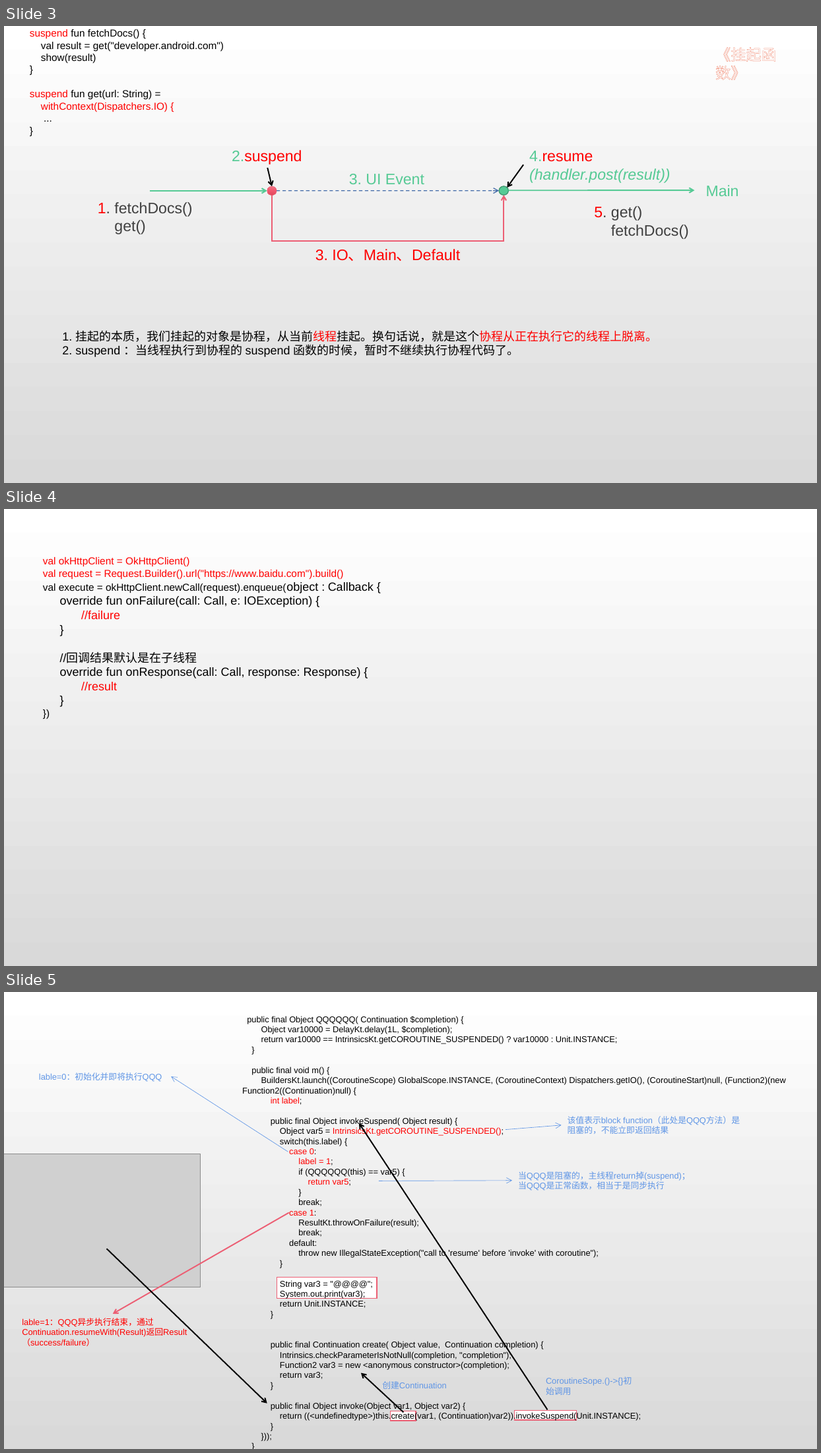
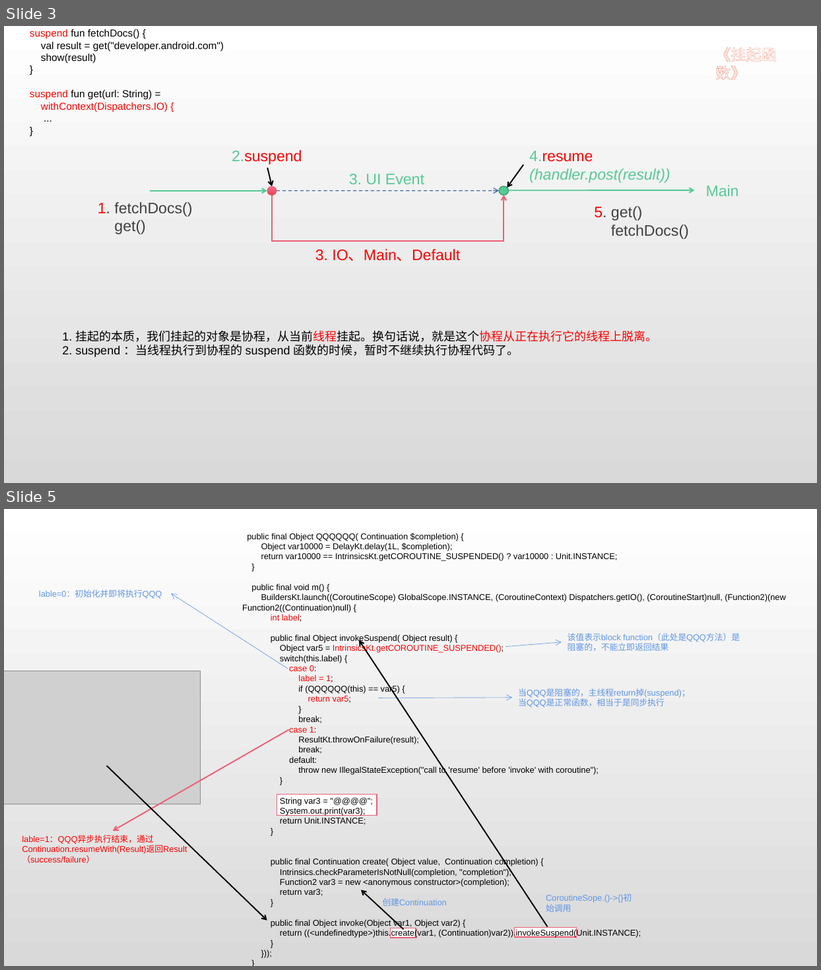
Before and after one commit to RhythmCoderZZF/MyStudySummary, a slide deck: kotlin/coroutine/_1coroutine核心.pptx. Shown one above the other, each under a label of ours: slides 3, 4 and 5 before the commit, slides 3 and 5 after it; the slides between them are not shown. The pictures are 821x1453 and 821x970 pixels, drawn with LibreOffice and Linux fonts; fonts in the diff are those of the drawing; grey boxes stand for pictures. Boxes give left, top, right and bottom in pixels: in the first picture for what was removed or moved away, otherwise in the second. Text is boxed around its words. In the diff, an @@ line names an element or a change of style, - is before the commit and + after.

```diff
--- a/kotlin/coroutine/_1coroutine核心.pptx
+++ b/kotlin/coroutine/_1coroutine核心.pptx
@@ slide 4 removed at bbox=[4, 509, 817, 966], background gradient #FFFFFF to #D9D9D9 @@
@@ text removed at bbox=[43, 557, 374, 691] @@
-val okHttpClient = OkHttpClient()
-val request = Request.Builder().url("https://www.baidu.com").build()
-val execute = okHttpClient.newCall(request).enqueue(object : Callback {
-override fun onFailure(call: Call, e: IOException) {
-//failure
-}
-//回调结果默认是在子线程
-override fun onResponse(call: Call, response: Response) {
-//result
-}
-})
```
Also in this commit, not shown: 2 slides added.
